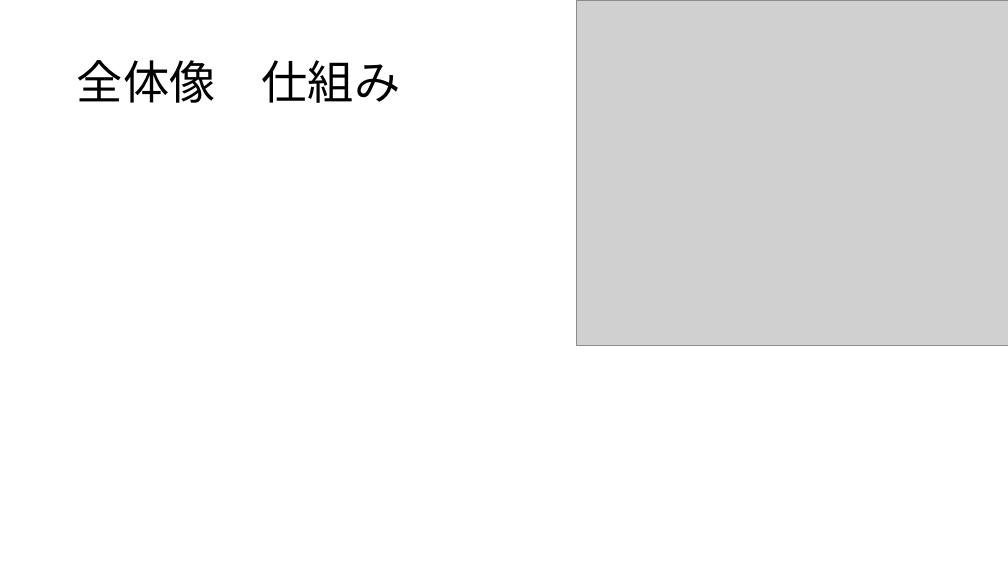
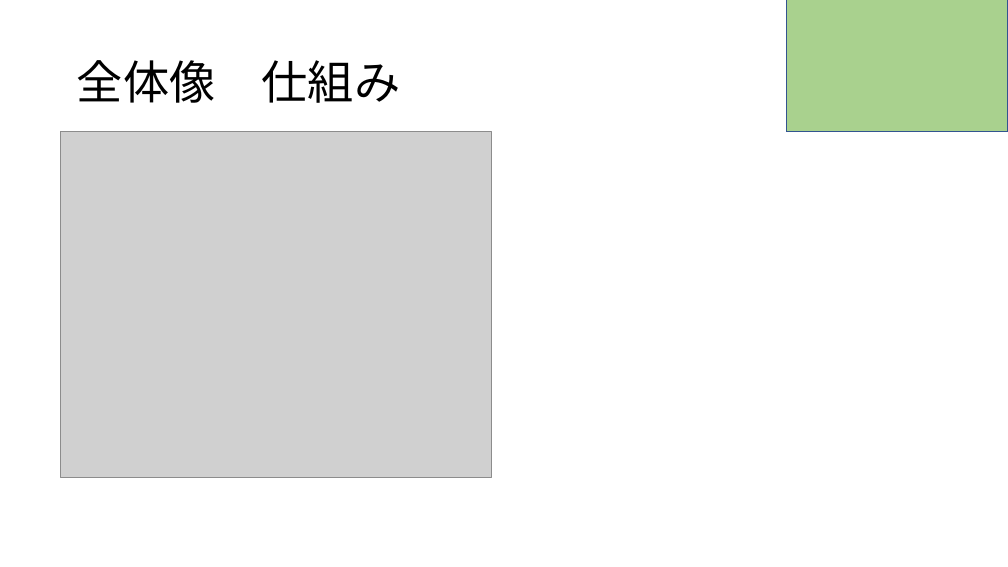
Before and after one commit to RikiishiSuzunosuke/AIspeaker_yosie, a slide deck: slide 3 of presentation/fasttext.pptx. Drawn at 1008x567 pixels with LibreOffice and Linux fonts; fonts in the diff are those of the drawing; grey boxes stand for pictures. Boxes give left, top, right and bottom in pixels: in the first picture for what was removed or moved away, otherwise in the second. Text is boxed around its words. In the diff, an @@ line names an element or a change of style, - is before the commit and + after.

```diff
--- a/presentation/fasttext.pptx
+++ b/presentation/fasttext.pptx
@@ rectangle added at (786,0,1008,132), fill #A9D18E, outline #325491 1 pt @@
@@ picture: place and size @@
-picture at (577,0,1008,346)
+picture at (60,132,492,477)
```
Also in this commit, not shown: 2 other slides changed, 2 slides added, 1 slide removed, 2 other files.
